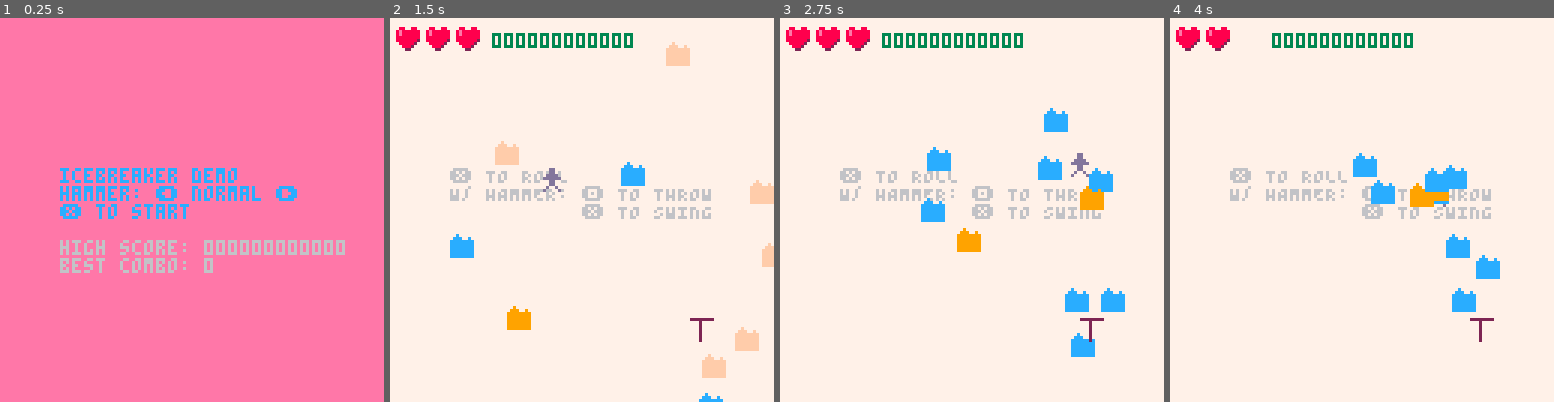
Above: before the commit, frames 1-4 (left to right).
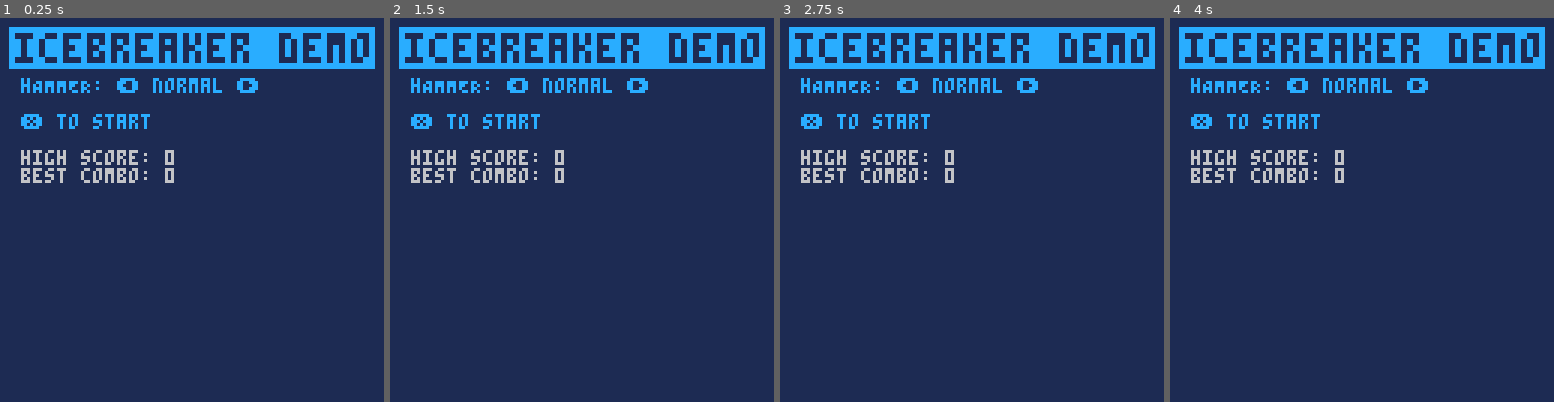
Above: after the commit, the same moments.

Repository: wsasaki01/icebreaker
Game: PICO-8 cartridge p2/icebreaker-p2.p8
The game is run twice, just before and just after one commit, with the same random seed, the same clock (stepped at 60 frames per second) and the same inputs.
Inputs (mouse positions are in pixels of both pictures, inside the frame that each line leads up to):
- Up to frame 1 (0.25 s): no input
- Up to frame 2 (1.5 s): tap X (X key) at 0.33, 1.07 s; click (670, 121) at 0.67 s; tap O (Z key) at 0.7 s; click (436, 267) at 1.22 s
- Up to frame 3 (2.75 s): hold Right 1.6-2.1 s; tap O (Z key) at 1.7, 2.1, 2.5 s; click (887, 114) at 1.77 s; tap X (X key) at 1.85 s; hold Up 2.15-2.42 s; click (952, 259) at 2.32 s; hold Right from 2.47 s (still down)
- Up to frame 4 (4 s): click (1404, 106) at 2.87 s; tap O (Z key) at 2.9, 3.3, 3.7 s; tap X (X key) at 2.97 s; release Right at 3.03 s; hold Left 3.08-3.58 s; click (1465, 256) at 3.42 s; hold Down 3.63-3.97 s; click (1231, 102) at 3.97 s

The runs differ from the first frame. In frame 1, 100% of the frame differs, in the area x 0-100%, y 0-100%; in frame 2, 100%; in frame 3, 100%; in frame 4, 100%.

Commit message:
Mouse debug and title screen changes

Diff:
--- a/p2/draw.lua
+++ b/p2/draw.lua
@@ -1,10 +1,12 @@
 function _draw()
     if menu then
-        cls(14)
-        print("icebreaker demo", 20, 50, 12)
-        print("hammer: ⬅️ "..h_types[h_type].." ➡️")
-        print("❎ to start\n")
-        print("high score: "..tostr(h_score), 6)
+        cls(1)
+        print("\^i\^t\^wicebreaker demo", 5, 5, 12)
+        print("hAMMER: ⬅️ "..h_types[h_type].." ➡️", 7, 20)
+
+        if (start_cnt != 0) rectfill(6, 31, 6+44*start_cnt/start_fr, 37, 7)
+        print("\n❎ to start\n", 12)
+        print("high score: "..tostr(remove_zero(h_score)), 6)
         print("best combo: "..tostr(h_combo))
     elseif play then
         cls(7)
@@ -70,4 +72,9 @@
         print("high score: "..tostr(remove_zero(h_score)))
         print("best combo: "..tostr(h_combo))
     end
+
+    if mouse then
+        pset(stat(32), stat(33), 15)
+        print(stat(32).."\n"..stat(33), stat(32), stat(33)+3)
+    end
 end
--- a/p2/init.lua
+++ b/p2/init.lua
@@ -1,8 +1,8 @@
 function _init()
     _g = _ENV
 
-    thing1 = "000000000011"
-    thing2 = "000000000010"
+    poke(0x5F2D, 1)
+    mouse = false
 
     menu = true
     play = false
@@ -44,6 +44,9 @@
     hs = 0 -- 0 for not, num for frame count
     hs_cnt = 0
 
+    start_cnt = 0
+    start_fr = 30
+
     retry_cnt = 0
     retry_fr = 30
 
--- a/p2/update.lua
+++ b/p2/update.lua
@@ -16,7 +16,14 @@
             end
         end
 
-        if btnp(5) then
+        if btn(5) then
+            start_cnt += 1
+        else
+            start_cnt = 0
+        end
+
+        if start_cnt == start_fr then
+            start_cnt = 0
             menu = false
             play = true
             start_game()
@@ -145,7 +152,7 @@
             end
         end
     elseif retry then
-        if btn("5") then
+        if btn(5) then
             retry_cnt +=1
         else
             retry_cnt = 0
